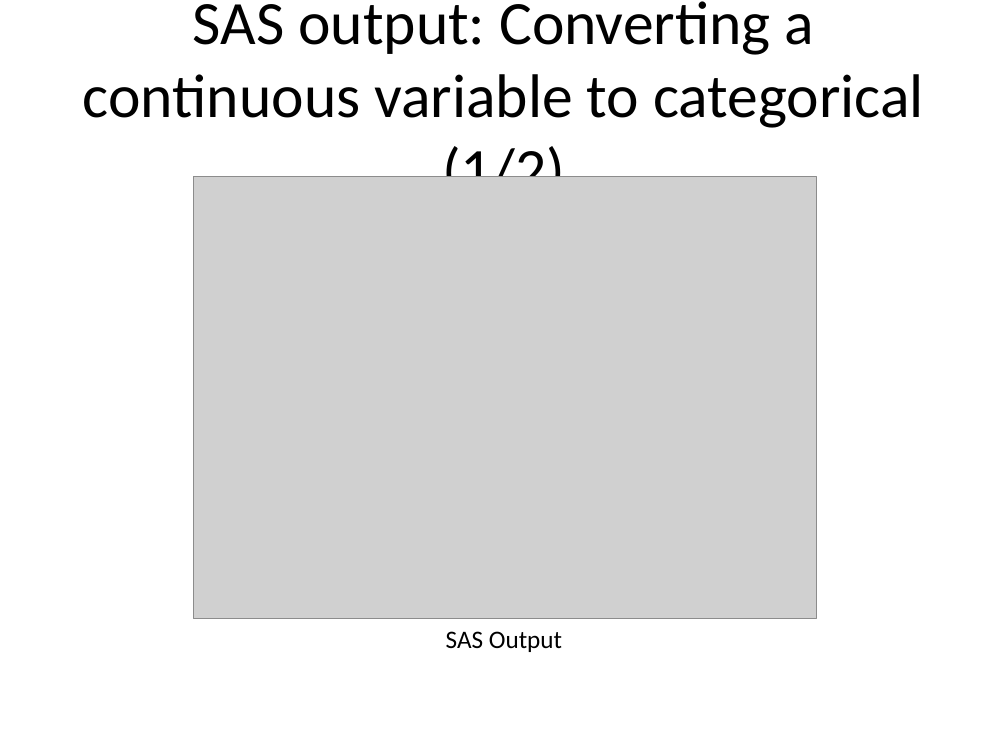
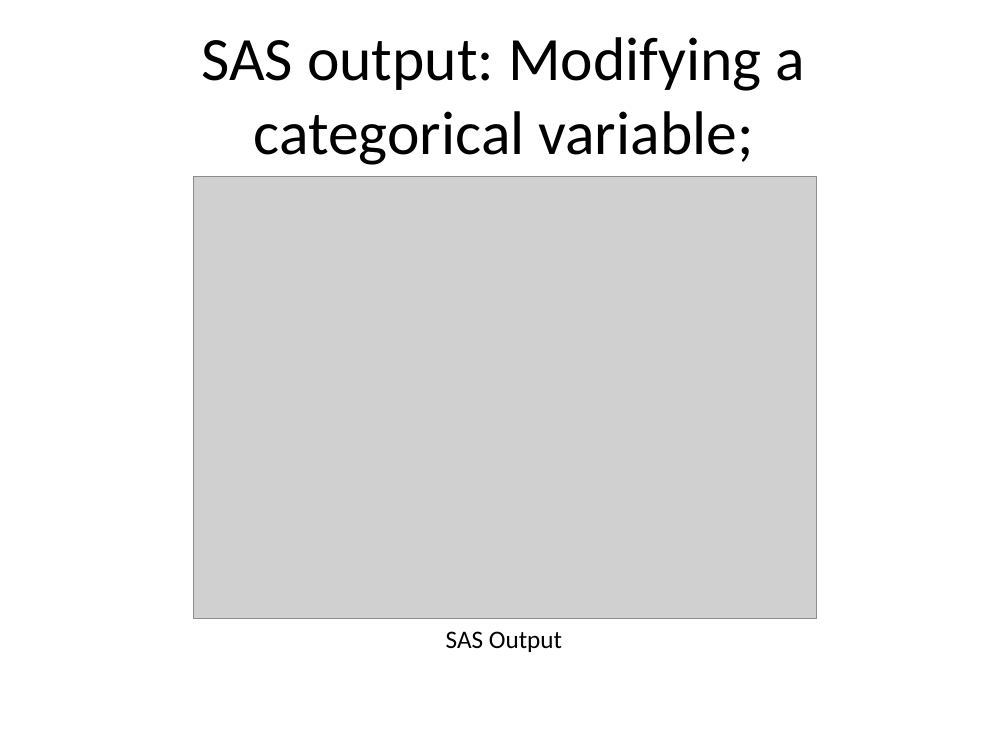
Before and after one commit to pmean/introduction-to-SAS, a slide deck: slide 31 of results/m04-slides-and-speaker-notes.pptx (slide 23 before the commit). Drawn at 1008x756 pixels with LibreOffice and Linux fonts; fonts in the diff are those of the drawing; grey boxes stand for pictures. Boxes give left, top, right and bottom in pixels: in the first picture for what was removed or moved away, otherwise in the second. Text is boxed around its words. In the diff, an @@ line names an element or a change of style, - is before the commit and + after.

```diff
--- a/results/m04-slides-and-speaker-notes.pptx
+++ b/results/m04-slides-and-speaker-notes.pptx
@@ title at (201, 37, 806, 165): text changed @@
-SAS output: Converting a continuous variable to categorical (1/2)
+SAS output: Modifying a categorical variable;
```
Also in this commit, not shown: 17 other slides changed, 3 slides added, 16 slides removed, 2 other files.
